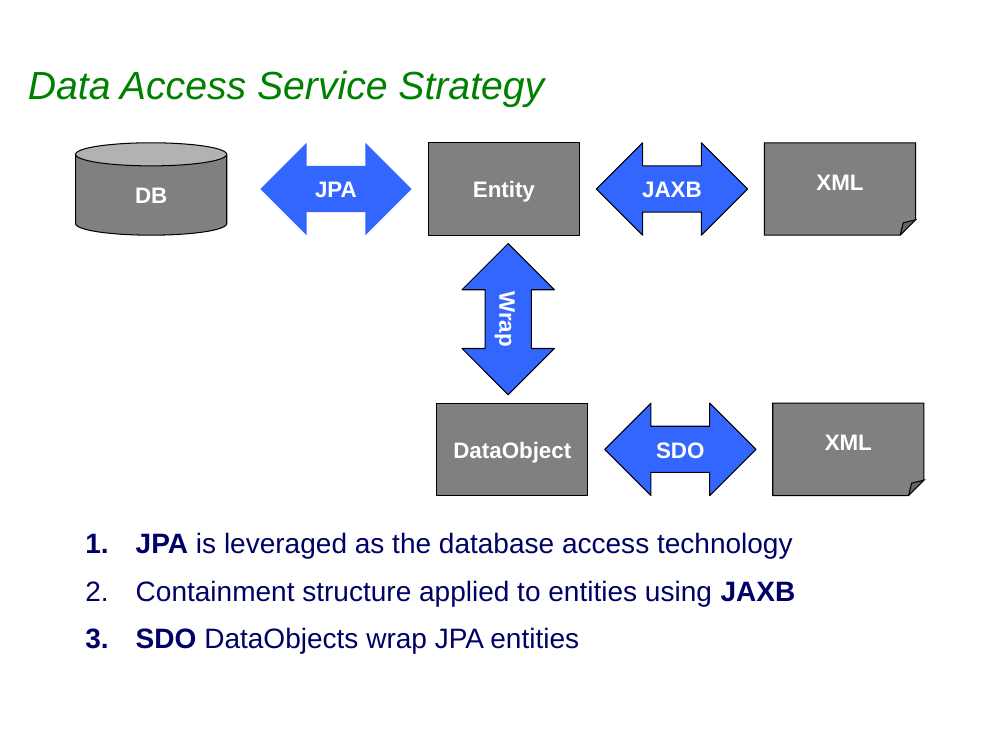
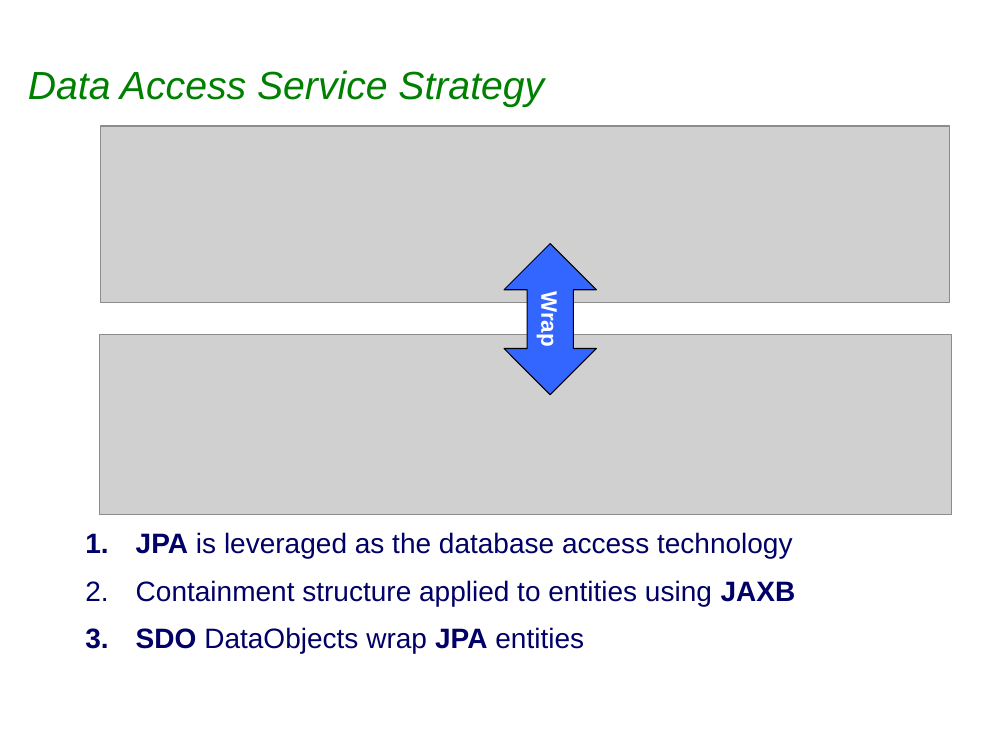
Before and after one commit to sabineheider/incubator, a slide deck: slide 12 of summit-2010/EclipseLink_Project_Overview.ppt (slide 11 before the commit). Drawn at 1008x756 pixels with LibreOffice and Linux fonts; fonts in the diff are those of the drawing; grey boxes stand for pictures; background and template pictures are left out. Boxes give left, top, right and bottom in pixels: in the first picture for what was removed or moved away, otherwise in the second. Text is boxed around its words. In the diff, an @@ line names an element or a change of style, - is before the commit and + after.

```diff
--- a/summit-2010/EclipseLink_Project_Overview.ppt
+++ b/summit-2010/EclipseLink_Project_Overview.ppt
@@ cylinder removed at <box>76,143,227,236</box> @@
-DB
@@ picture added at <box>101,126,950,302</box> @@
@@ left right arrow removed at <box>260,143,411,236</box> @@
-JPA
@@ rectangle removed at <box>428,143,580,236</box> @@
-Entity
@@ left right arrow removed at <box>597,143,748,236</box> @@
-JAXB
@@ folded corner removed at <box>764,143,915,236</box> @@
-XML
@@ left right arrow "Wrap": place and size @@
-left right arrow "Wrap" at <box>462,244,554,395</box>
+left right arrow "Wrap" at <box>504,244,597,395</box>
@@ picture added at <box>100,335,952,515</box> @@
@@ rectangle removed at <box>436,403,588,496</box> @@
-DataObject
@@ left right arrow removed at <box>605,403,756,496</box> @@
-SDO
@@ folded corner removed at <box>773,403,924,496</box> @@
-XML
@@ text at <box>136,627,584,654</box>: bold on in "JPA" @@
```
Also in this commit, not shown: 1 other slide changed, 1 slide added.
